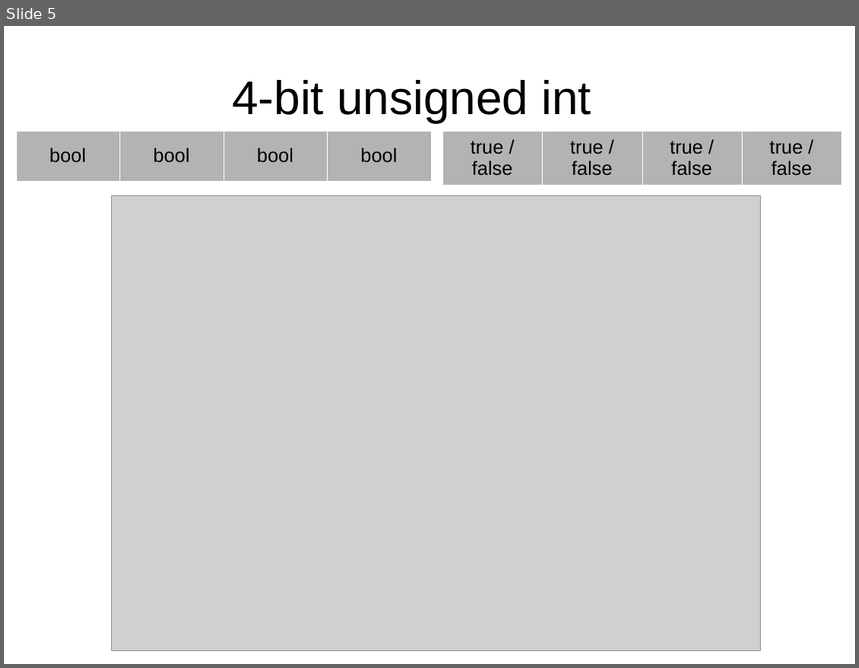
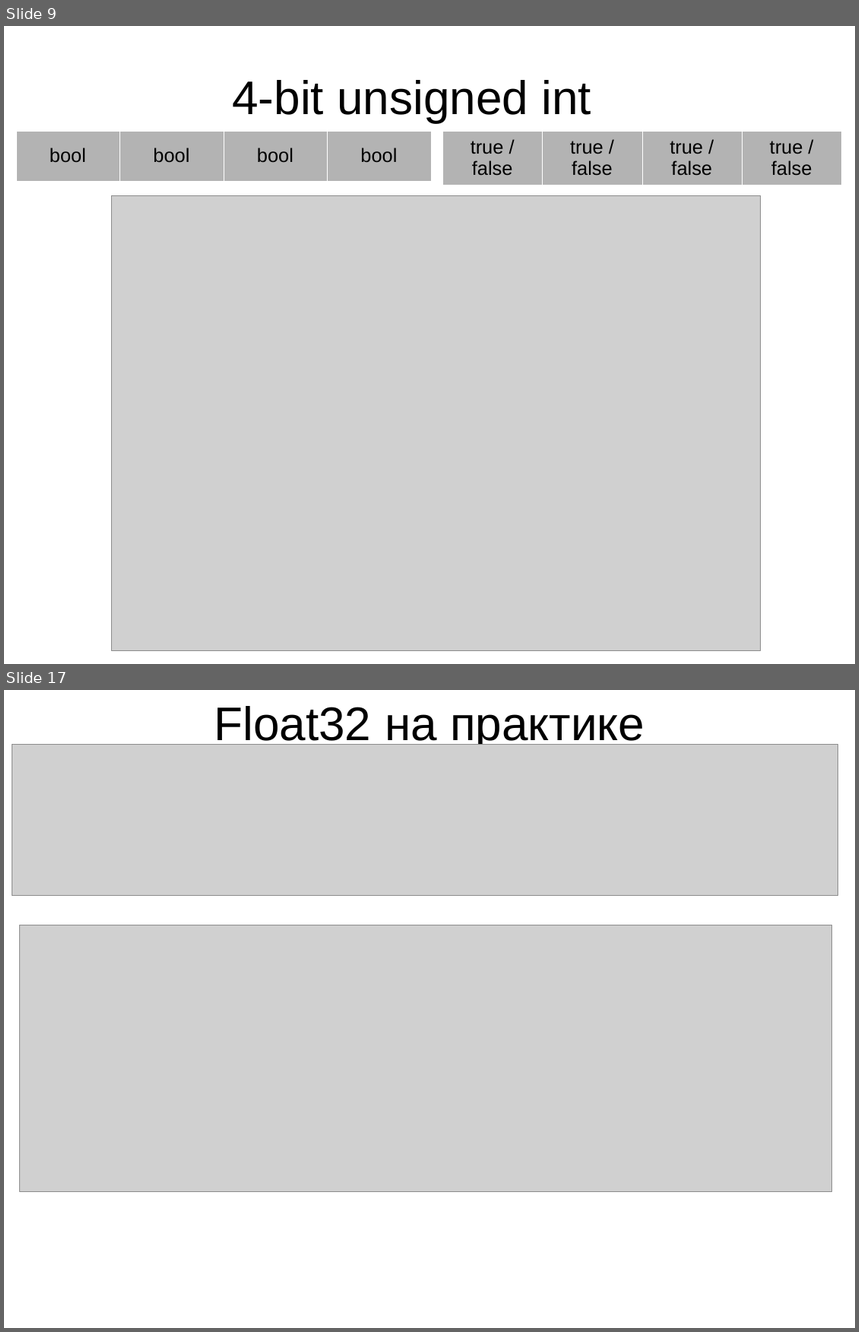
Before and after one commit to leanid/om, a slide deck: class-00-basic-prog/03-int-type/docs/bool_to_float.odp. Shown one above the other, each under a label of ours: slide 5 before the commit, slides 9 and 17 after it; the slides between them are not shown. The pictures are 859x668 and 859x1332 pixels, drawn with LibreOffice and Linux fonts; fonts in the diff are those of the drawing; grey boxes stand for pictures; background and template pictures are left out. Boxes give left, top, right and bottom in pixels: in the first picture for what was removed or moved away, otherwise in the second. Text is boxed around its words. In the diff, an @@ line names an element or a change of style, - is before the commit and + after.

```diff
--- a/class-00-basic-prog/03-int-type/docs/bool_to_float.odp
+++ b/class-00-basic-prog/03-int-type/docs/bool_to_float.odp
@@ slide 17 added at (4,690,855,1328), background #FFFFFF @@
@@ title added at (214,706,645,749), 44 pt, text #000000 @@
+Float32 на практике
@@ picture added at (12,744,838,896) @@
@@ picture added at (19,925,832,1192) @@
@@ what was slide 5 is now slide 9 @@
```
Also in this commit, not shown: 15 other slides added, 1 other file.
